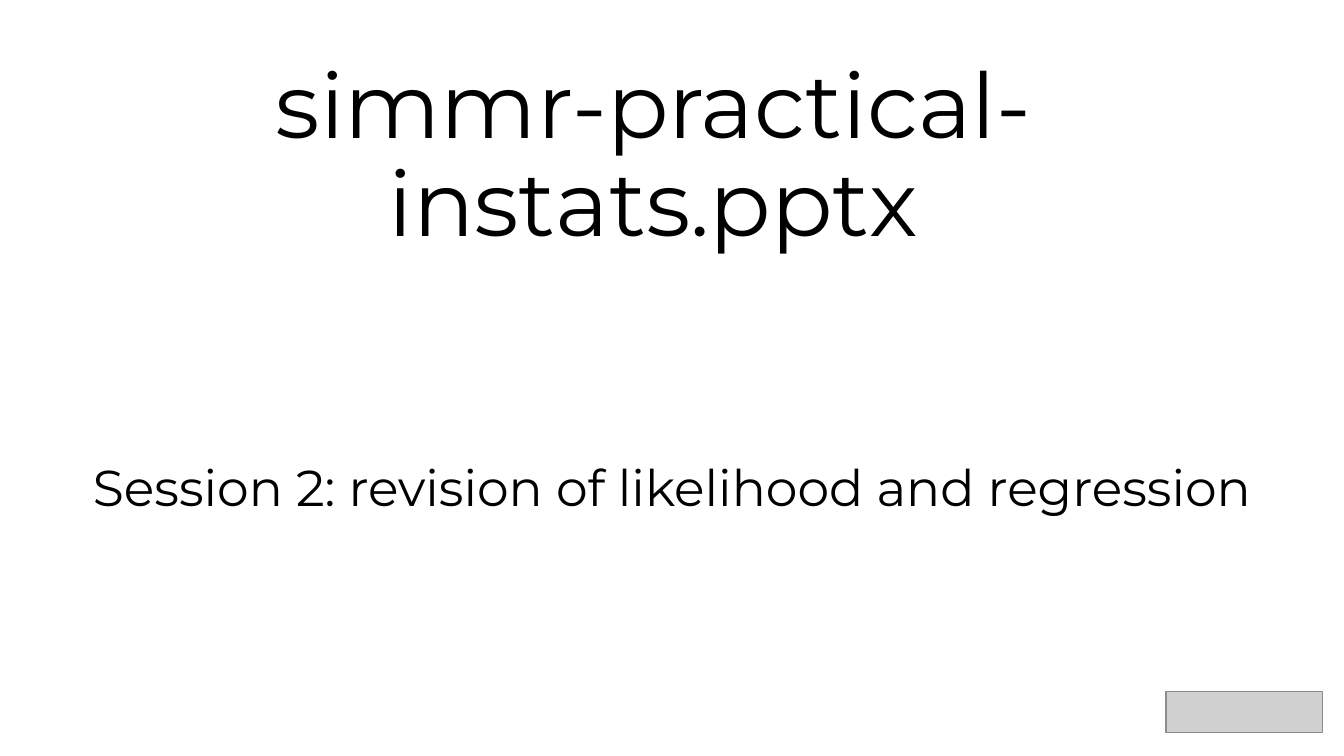
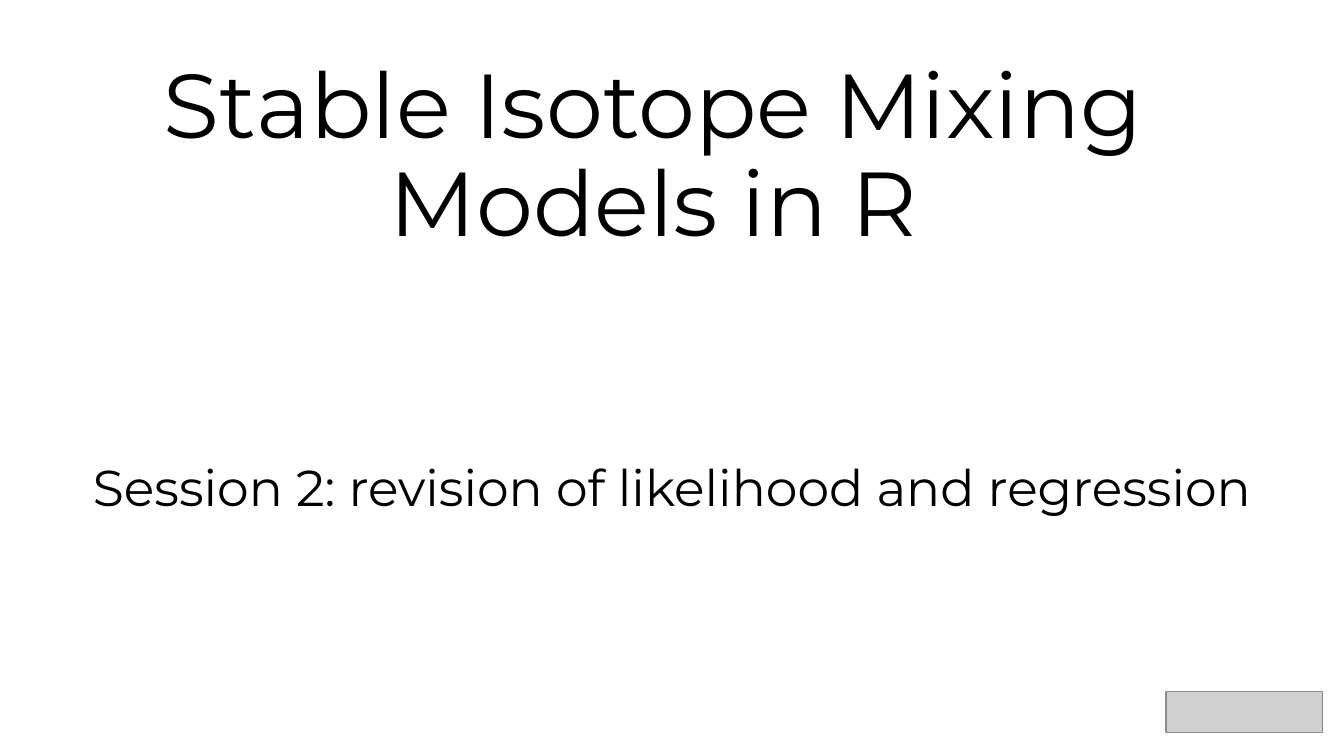
Before and after one commit to andrewcparnell/simms_course, a slide deck: slide 4 of Instats/Day-1/Session-2/likelihood-regression-instats.pptx. Drawn at 1344x756 pixels with LibreOffice and Linux fonts; fonts in the diff are those of the drawing; grey boxes stand for pictures. Boxes give left, top, right and bottom in pixels: in the first picture for what was removed or moved away, otherwise in the second. Text is boxed around its words. In the diff, an @@ line names an element or a change of style, - is before the commit and + after.

```diff
--- a/Instats/Day-1/Session-2/likelihood-regression-instats.pptx
+++ b/Instats/Day-1/Session-2/likelihood-regression-instats.pptx
@@ title at (x1=164, y1=70, x2=1143, y2=237): text changed @@
-simmr-practical-instats.pptx
+Stable Isotope Mixing Models in R
```
Also in this commit, not shown: 7 other files.
